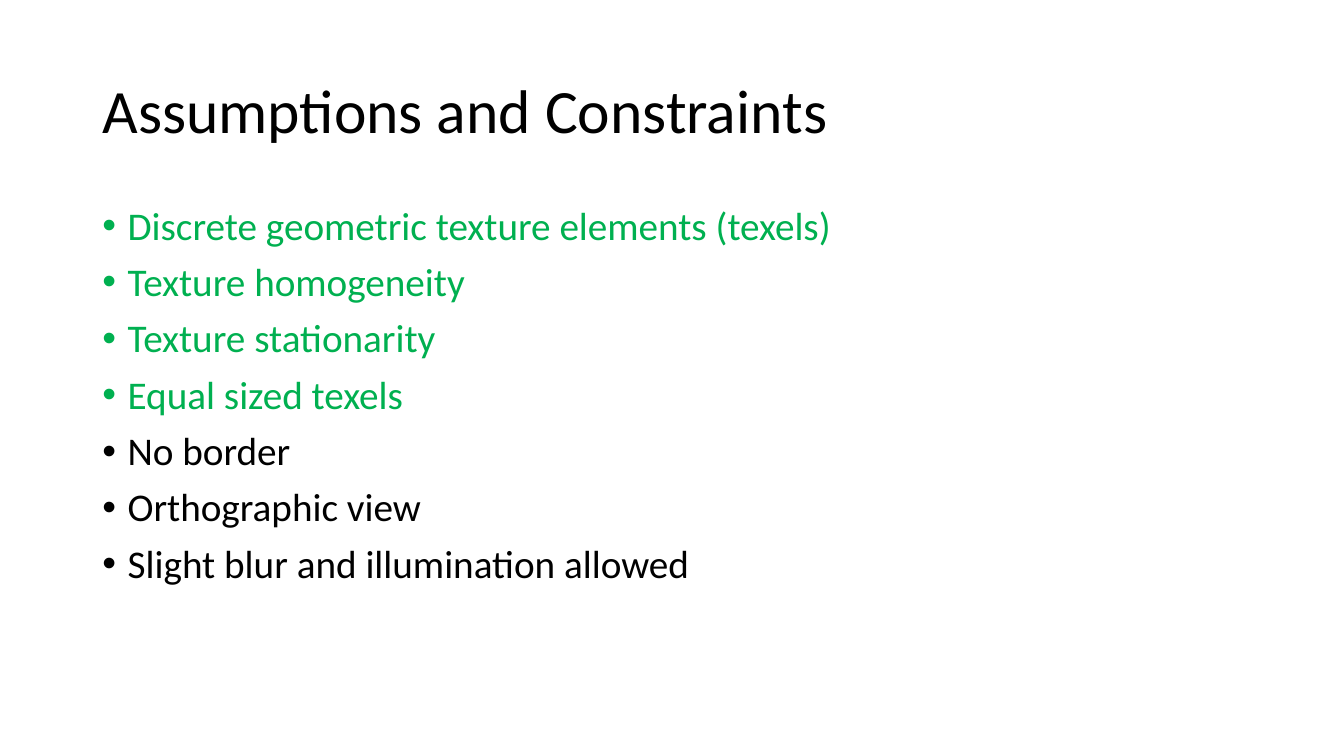
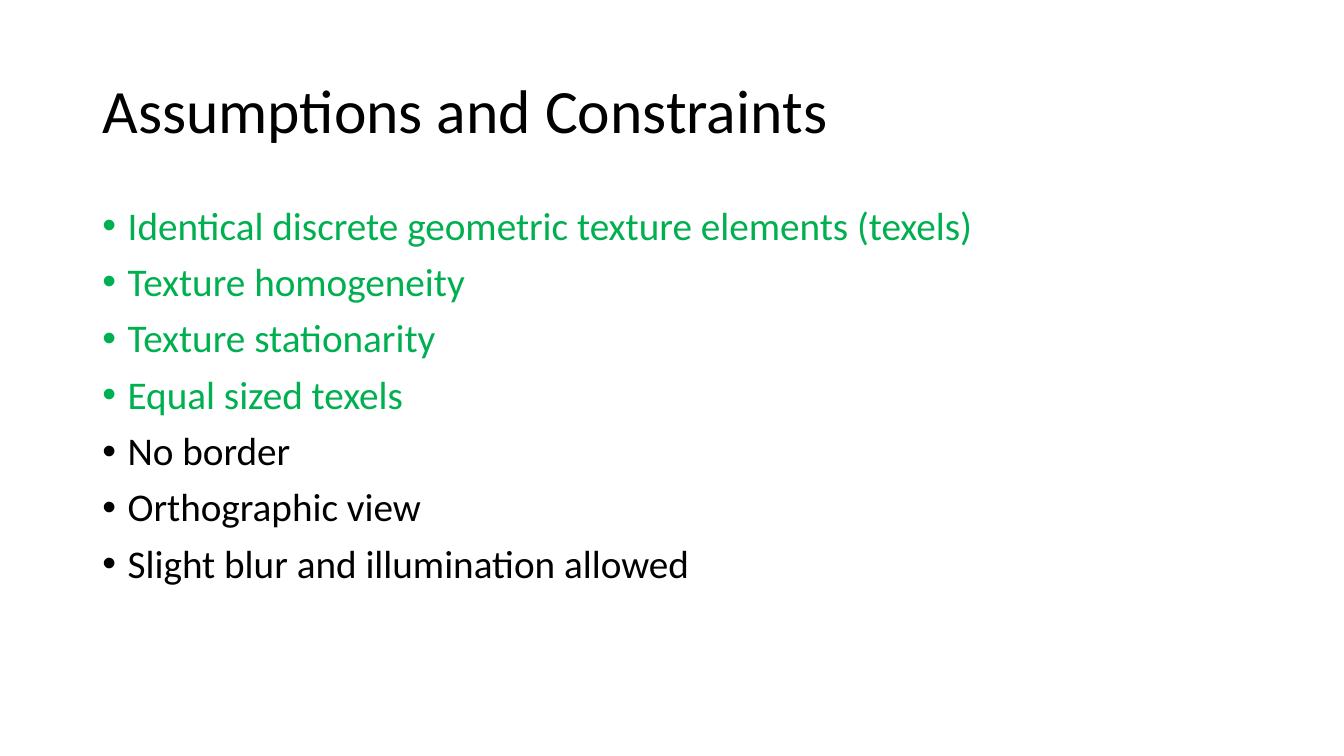
Before and after one commit to Izza11/Shape-From-Texture, a slide deck: slide 5 of presentation/CGT610_Presentation_IzzaTariq.pptx. Drawn at 1344x756 pixels with LibreOffice and Linux fonts; fonts in the diff are those of the drawing. Boxes give left, top, right and bottom in pixels: in the first picture for what was removed or moved away, otherwise in the second. Text is boxed around its words. In the diff, an @@ line names an element or a change of style, - is before the commit and + after.

```diff
--- a/presentation/CGT610_Presentation_IzzaTariq.pptx
+++ b/presentation/CGT610_Presentation_IzzaTariq.pptx
@@ text at (128,211,972,247): text changed @@
-• Discrete geometric texture elements (texels)
+• Identical discrete geometric texture elements (texels)
```
Also in this commit, not shown: 1 other file.
